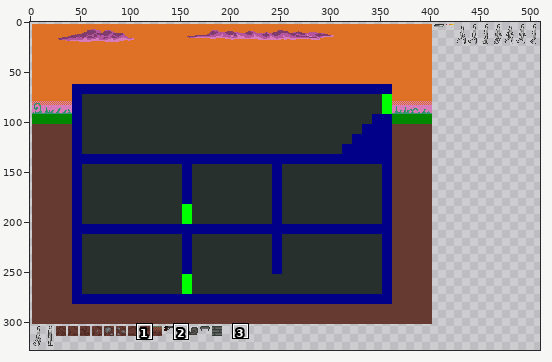
Sprite sheet, stored at images/textures.png. The first picture is a wide view before the edit; the outline marks the close-up.
Close-up. Old version:
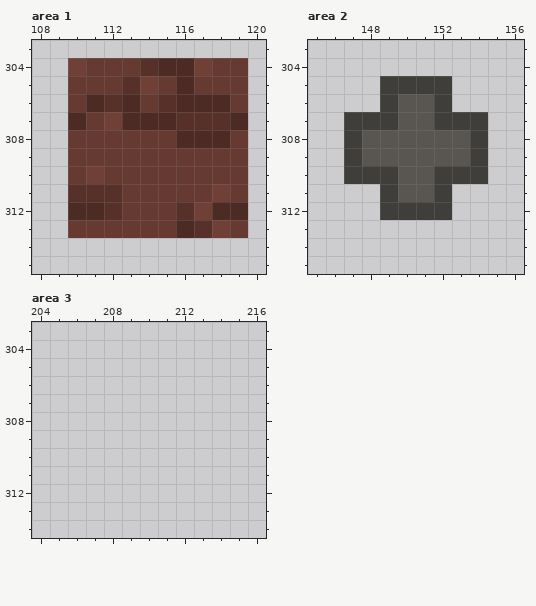
The file is 512x512 pixels. Colours within 5 levels of each other are drawn and written as one. Shown: area 1: x 108..120, y 303..315; area 2: x 145..156, y 303..315; area 3: x 204..216, y 303..314. The wide view leaves out empty margins. The commit also changed other parts of the picture, which this record leaves out.
The result:
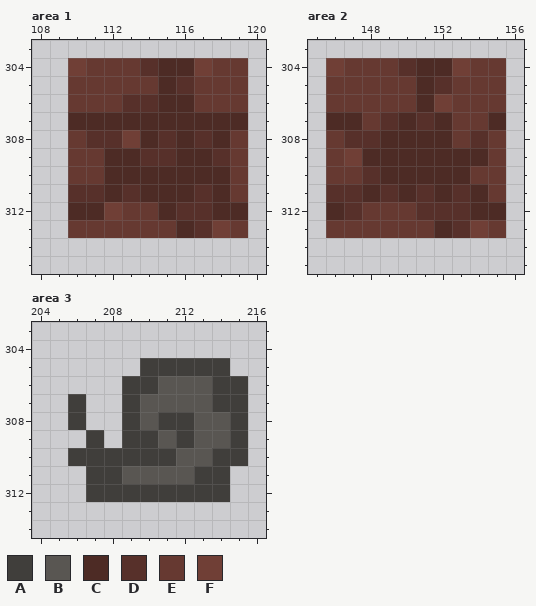
Palette (. is transparent): A #403e3b  B #595652  C #4d2b25  D #57302a  E #663931  F #703f36
Difference:
Area 1:
y 305: x 113..116 DFEC -> EECD
y 306: x 111..115 CDCED -> EEDDC; x 117..118 CC -> EE
y 307: x 111..112 EF -> CC; x 116..118 DDD -> CCC
y 308: x 111..115 EEEEE -> DDFCD; x 117 C -> D
y 309: x 112..118 EEEEEEE -> CCDDCCD
y 310: x 111..118 FEEEEEEE -> ECCCCCCC
y 311: x 112..118 DEEEEEF -> CDCCCDC
y 312: x 112 D -> F; x 115 E -> C; x 117 F -> D
Area 2:
y 304: x 146..155 .......... -> FEEEDCCFEE
y 305: x 146..155 ...AAAA... -> EEEEECDEEE
y 306: x 146..155 ...ABBA... -> EEEEECFEEE
y 307: x 146..155 .AAABBAAA. -> CCEDCDCEEC
y 308: x 146..155 .ABBBBBBA. -> EDDCCCCEDE
y 309: x 146..155 .ABBBBBBA. -> EFCCCCCCCE
y 310: x 146..155 .AAABBAAA. -> EEDCCCCCEE
y 311: x 146..155 ...ABBA... -> DDCDCDCDCE
y 312: x 146..155 ...AAAA... -> CDEEEDDDCC
y 313: x 146..155 .......... -> EEEEEECDFE
Area 3:
y 305: x 210..214 ..... -> AAAAA
y 306: x 209..215 ....... -> AABBBAA
y 307: x 206 . -> A; x 209..215 ....... -> ABBBBAA
y 308: x 206 . -> A; x 209..215 ....... -> ABAABBA
y 309: x 207 . -> A; x 209..215 ....... -> AABABBA
y 310: x 206..215 .......... -> AAAAAABBAA
y 311: x 207..214 ........ -> AABBBBAA
y 312: x 207..214 ........ -> AAAAAAAA
